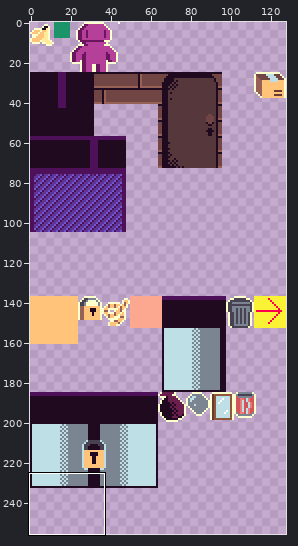
Two states of a sprite sheet, atlas_debug.png. Above: a wide view before the commit, with the close-up outlined.
Close-up. The starting point:
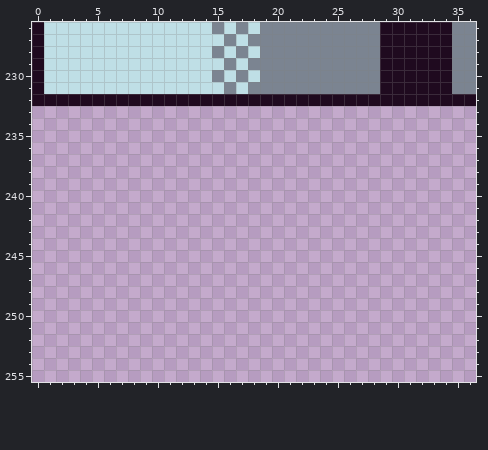
The file is 128x256 pixels. Shown: x 0..36, y 226..255.
The result:
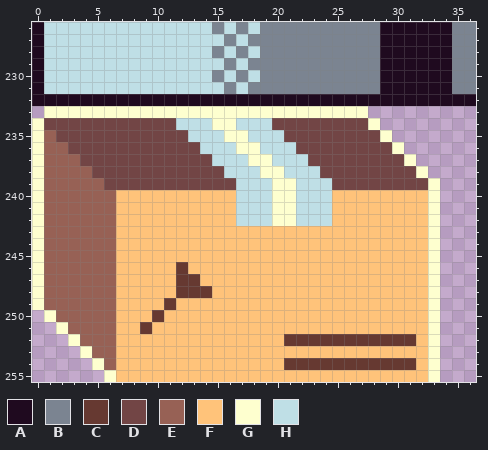
Palette (. is transparent): A #1f0a1f  B #7b8491  C #663931  D #724545  E #976155  F #ffc37a  G #feffcf  H #bfdfe6
Difference:
@@ x 0..36 @@
 232 AAAAAAAAAAAAAAAAAAAAAAAAAAAAAAAAAAAAA
-233 .....................................
-234 .....................................
-235 .....................................
-236 .....................................
-237 .....................................
-238 .....................................
-239 .....................................
-240 .....................................
-241 .....................................
-242 .....................................
-243 .....................................
-244 .....................................
-245 .....................................
-246 .....................................
-247 .....................................
-248 .....................................
-249 .....................................
-250 .....................................
-251 .....................................
-252 .....................................
-253 .....................................
-254 .....................................
-255 .....................................
+233 .GGGGGGGGGGGGGGGGGGGGGGGGGGG.........
+234 GDDDDDDDDDDDHHHGGHHHDDDDDDDDG........
+235 GEDDDDDDDDDDDHHHGGHHHDDDDDDDDG.......
+236 GEEDDDDDDDDDDDHHHGGHHHDDDDDDDDG......
+237 GEEEDDDDDDDDDDDHHHGGHHHDDDDDDDDG.....
+238 GEEEEDDDDDDDDDDDHHHGGHHHDDDDDDDDG....
+239 GEEEEEDDDDDDDDDDDHHHGGHHHDDDDDDDDG...
+240 GEEEEEEFFFFFFFFFFHHHGGHHHFFFFFFFFG...
+241 GEEEEEEFFFFFFFFFFHHHGGHHHFFFFFFFFG...
+242 GEEEEEEFFFFFFFFFFHHHGGHHHFFFFFFFFG...
+243 GEEEEEEFFFFFFFFFFFFFFFFFFFFFFFFFFG...
+244 GEEEEEEFFFFFFFFFFFFFFFFFFFFFFFFFFG...
+245 GEEEEEEFFFFFFFFFFFFFFFFFFFFFFFFFFG...
+246 GEEEEEEFFFFFCFFFFFFFFFFFFFFFFFFFFG...
+247 GEEEEEEFFFFFCCFFFFFFFFFFFFFFFFFFFG...
+248 GEEEEEEFFFFFCCCFFFFFFFFFFFFFFFFFFG...
+249 GEEEEEEFFFFCFFFFFFFFFFFFFFFFFFFFFG...
+250 .GEEEEEFFFCFFFFFFFFFFFFFFFFFFFFFFG...
+251 ..GEEEEFFCFFFFFFFFFFFFFFFFFFFFFFFG...
+252 ...GEEEFFFFFFFFFFFFFFCCCCCCCCCCCFG...
+253 ....GEEFFFFFFFFFFFFFFFFFFFFFFFFFFG...
+254 .....GEFFFFFFFFFFFFFFCCCCCCCCCCCFG...
+255 ......GFFFFFFFFFFFFFFFFFFFFFFFFFFG...
Changed places in both close-ups, as pixel boxes (x1, y1, x2, y2):
added: (32, 106, 440, 382)
